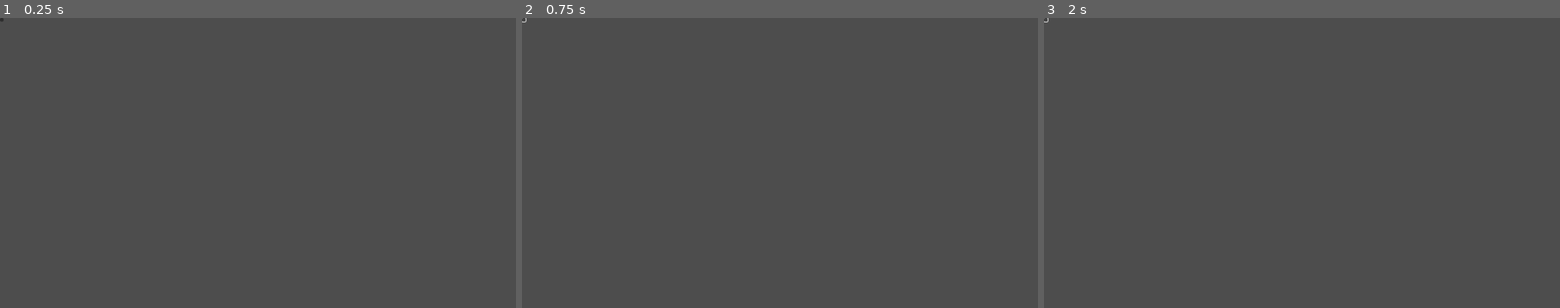
Above: before the commit, frames 1-3 (left to right).
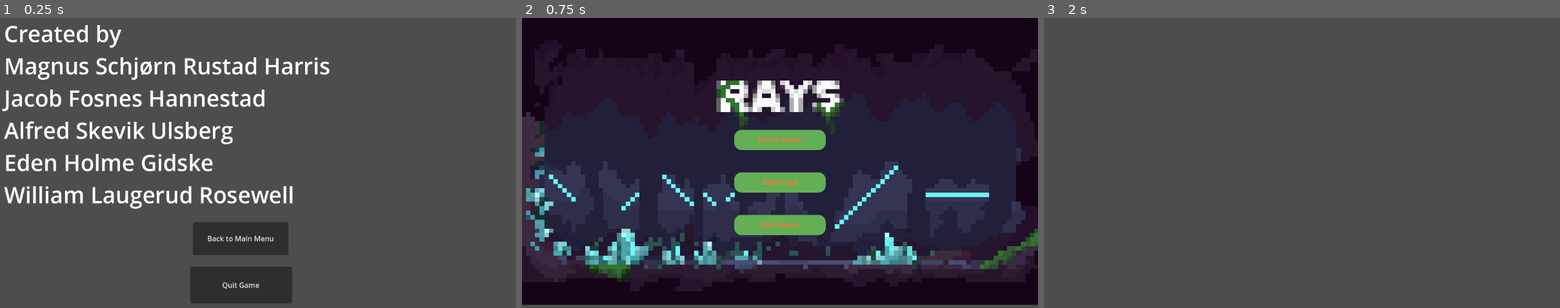
Above: after the commit, the same moments.

Repository: Alfreditann/rays2.1
Game: Godot game, scene res://Scenes/title_screen.tscn
Two runs of this game, one before a commit and one after it. Both use one fixed random seed, a clock stepped at 60 frames per second and the inputs below. This scene is started directly instead of the project's main scene.
Inputs (mouse positions are in pixels of both pictures, inside the frame that each line leads up to; where the layout moved, square brackets give the same spot in the first picture):
- Up to frame 1 (0.25 s): no input
- Up to frame 2 (0.75 s): click (764, 238) [522, 20] at 0.5 s
- Up to frame 3 (2 s): click (1302, 139) [1044, 20] at 1.25 s

The runs differ from the first frame. In frame 1, 11% of the frame differs, in the area x 0-64%, y 0-99%; in frame 2, 98%, in the area x 0-100%, y 0-99%; in frame 3, less than 0.1%.

Commit message:
Title screen added and working

Diff:
--- /dev/null
+++ b/rays/GDScripts/title_screen.gd
@@ -0,0 +1,10 @@
+extends Control
+
+
+
+func _on_start_game_pressed() -> void:
+	get_tree().change_scene_to_file("res://Scenes/main_menu.tscn")
+
+
+func _on_quit_game_pressed() -> void:
+	get_tree().quit()
--- a/rays/Scenes/title_screen.tscn
+++ b/rays/Scenes/title_screen.tscn
@@ -1,4 +1,6 @@
-[gd_scene format=3 uid="uid://cdltrvfmyuu6v"]
+[gd_scene load_steps=2 format=3 uid="uid://cdltrvfmyuu6v"]
+
+[ext_resource type="Script" uid="uid://ddife3bmbwmsl" path="res://GDScripts/title_screen.gd" id="1_klylv"]
 
 [node name="TitleScreen" type="Control"]
 layout_mode = 3
@@ -7,13 +9,54 @@
 anchor_bottom = 1.0
 grow_horizontal = 2
 grow_vertical = 2
+script = ExtResource("1_klylv")
 
 [node name="GameCredits" type="Label" parent="."]
-layout_mode = 0
-offset_right = 40.0
-offset_bottom = 23.0
+layout_mode = 1
+anchors_preset = 5
+anchor_left = 0.5
+anchor_right = 0.5
+offset_left = -567.0
+offset_right = 577.0
+offset_bottom = 429.0
+grow_horizontal = 2
+theme_override_font_sizes/font_size = 50
+text = "Created by
+Magnus Schjørn Rustad Harris
+Jacob Fosnes Hannestad
+Alfred Skevik Ulsberg
+Eden Holme Gidske
+William Laugerud Rosewell"
 
 [node name="StartGame" type="Button" parent="."]
-layout_mode = 0
-offset_right = 8.0
-offset_bottom = 8.0
+layout_mode = 1
+anchors_preset = 7
+anchor_left = 0.5
+anchor_top = 1.0
+anchor_right = 0.5
+anchor_bottom = 1.0
+offset_left = -145.0
+offset_top = -192.0
+offset_right = 68.0
+offset_bottom = -118.0
+grow_horizontal = 2
+grow_vertical = 0
+text = "Back to Main Menu"
+
+[node name="Quit Game" type="Button" parent="."]
+layout_mode = 1
+anchors_preset = 7
+anchor_left = 0.5
+anchor_top = 1.0
+anchor_right = 0.5
+anchor_bottom = 1.0
+offset_left = -151.0
+offset_top = -92.0
+offset_right = 76.0
+offset_bottom = -10.0
+grow_horizontal = 2
+grow_vertical = 0
+text = "Quit Game"
+
+[connection signal="pressed" from="StartGame" to="." method="_on_start_game_pressed"]
+[connection signal="pressed" from="Quit Game" to="." method="_on_quit_game_pressed"]
Not shown, added: rays/GDScripts/title_screen.gd.uid
